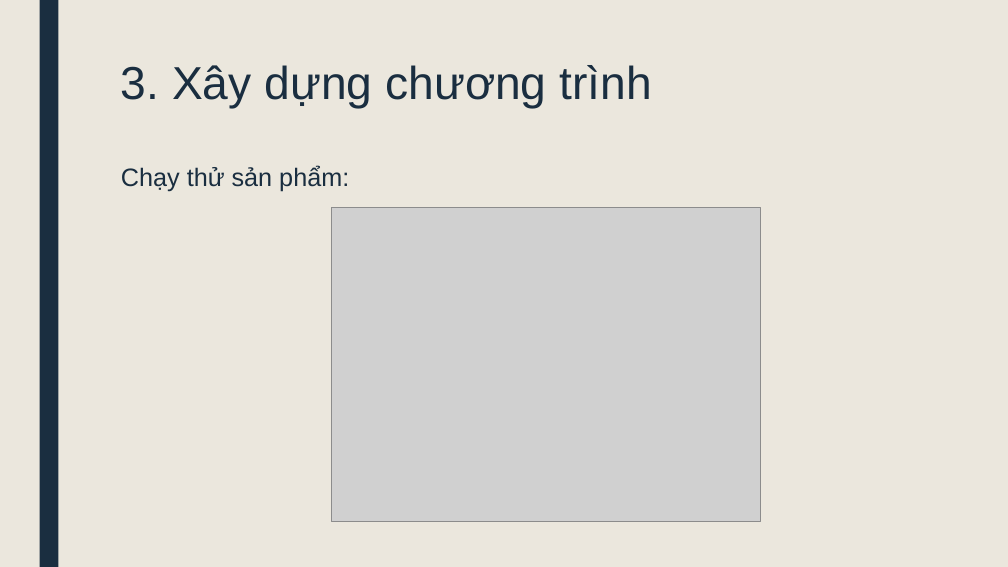
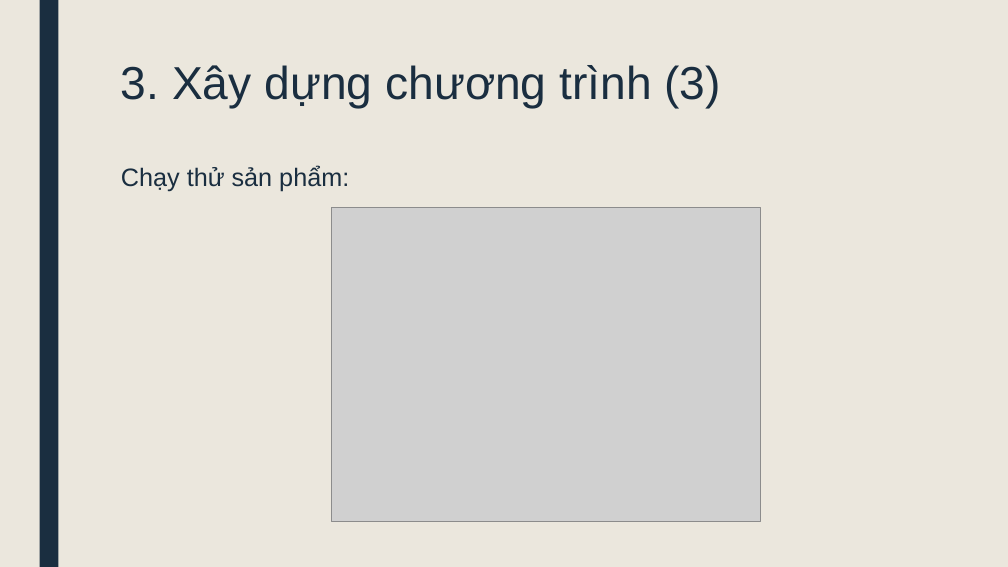
Before and after one commit to khuyen123/DoAnTotNghiep, a slide deck: slide 10 of Word/PhamKhuyen_Slide.pptx. Drawn at 1008x567 pixels with LibreOffice and Linux fonts; fonts in the diff are those of the drawing; grey boxes stand for pictures. Boxes give left, top, right and bottom in pixels: in the first picture for what was removed or moved away, otherwise in the second. Text is boxed around its words. In the diff, an @@ line names an element or a change of style, - is before the commit and + after.

```diff
--- a/Word/PhamKhuyen_Slide.pptx
+++ b/Word/PhamKhuyen_Slide.pptx
@@ title at [121,65,721,109]: text changed @@
-3. Xây dựng chương trình
+3. Xây dựng chương trình (3)
```
Also in this commit, not shown: 7 other slides changed, 2 slides added, 2 slides removed, 20 other files.
